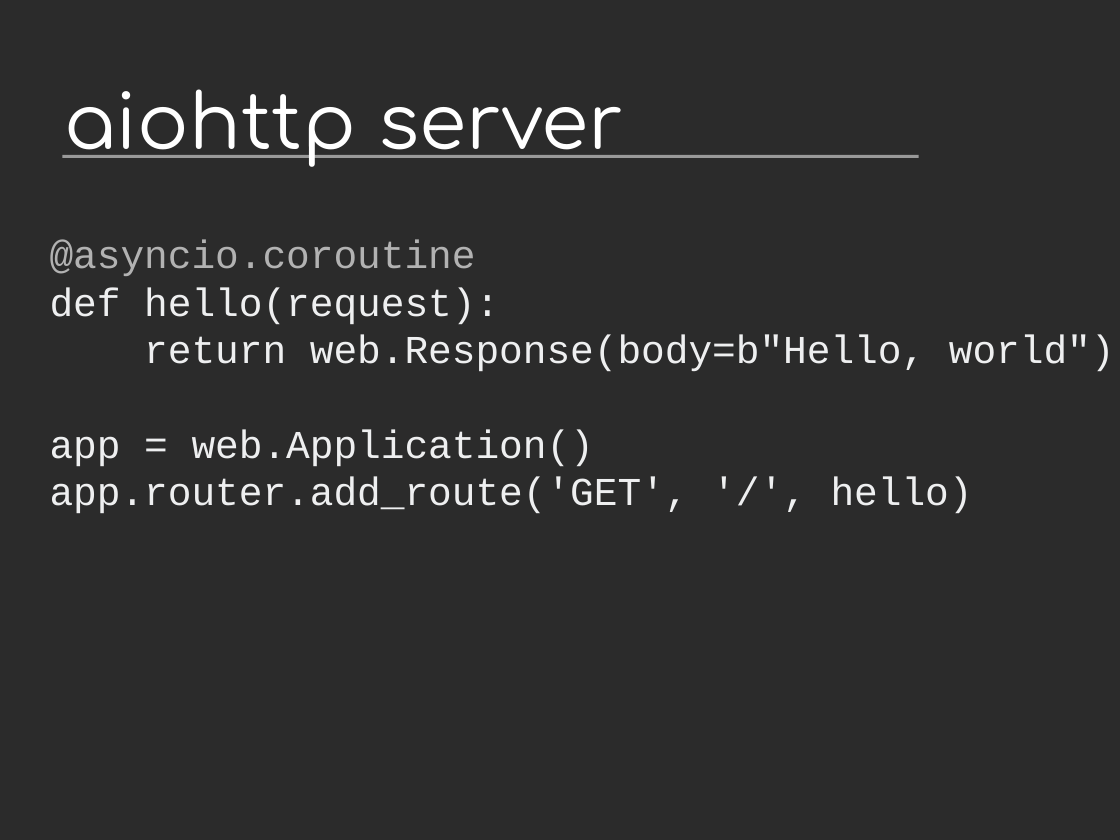
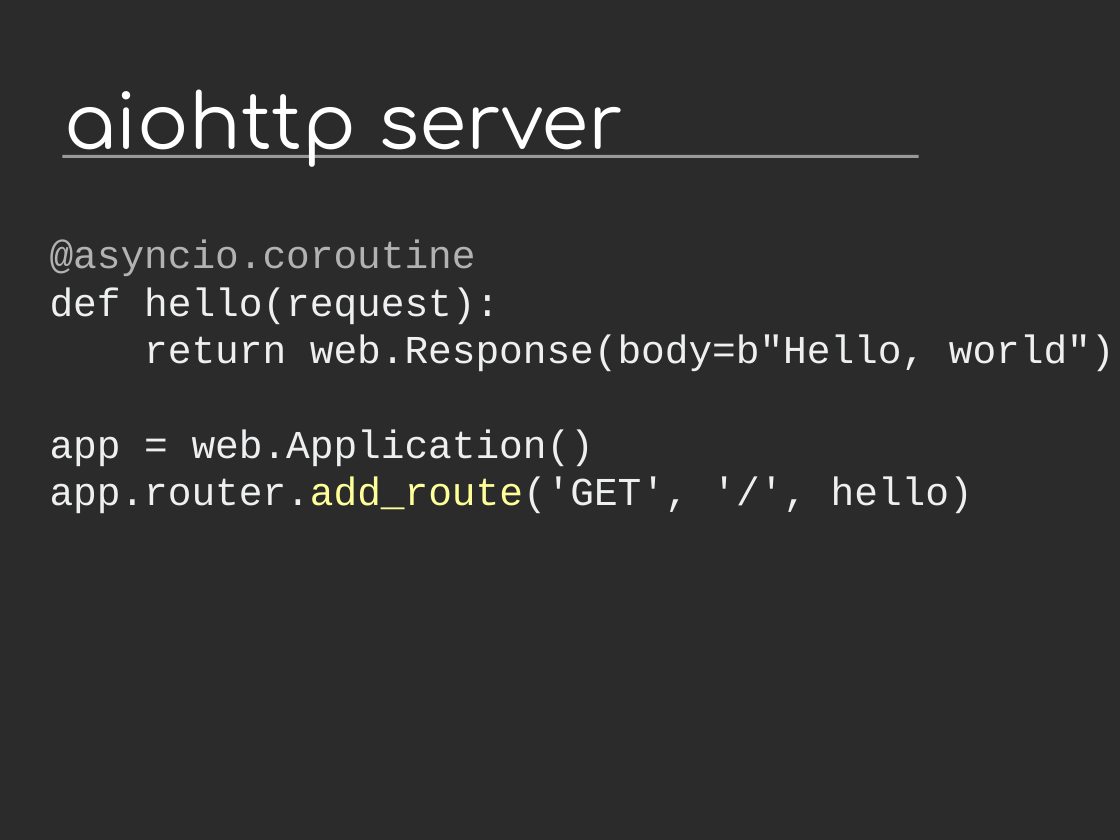
Before and after one commit to vstinner/talks, a slide deck: slide 20 of 2015-EuroPython-Bilbao/asyncio-community.odp. Drawn at 1120x840 pixels with LibreOffice and Linux fonts; fonts in the diff are those of the drawing; background and template pictures are left out; a plain dark background stands for a picture behind light text. Boxes give left, top, right and bottom in pixels: in the first picture for what was removed or moved away, otherwise in the second. Text is boxed around its words. In the diff, an @@ line names an element or a change of style, - is before the commit and + after.

```diff
--- a/2015-EuroPython-Bilbao/asyncio-community.odp
+++ b/2015-EuroPython-Bilbao/asyncio-community.odp
@@ text "@asyncio.coroutine def hello(request): return web.Response(b ..." at (50,240,1115,513): text colour #EEEFF0 to #FFFF99 in "app.router.add_route('GET'," @@
```
Also in this commit, not shown: 5 other slides changed, 3 slides added, 3 other files.
